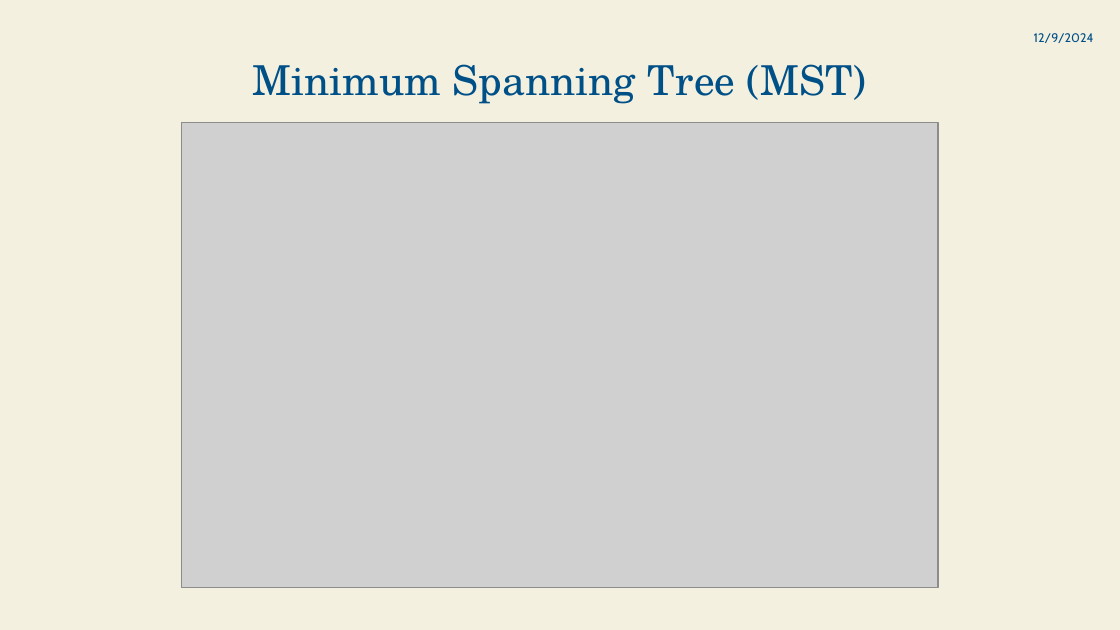
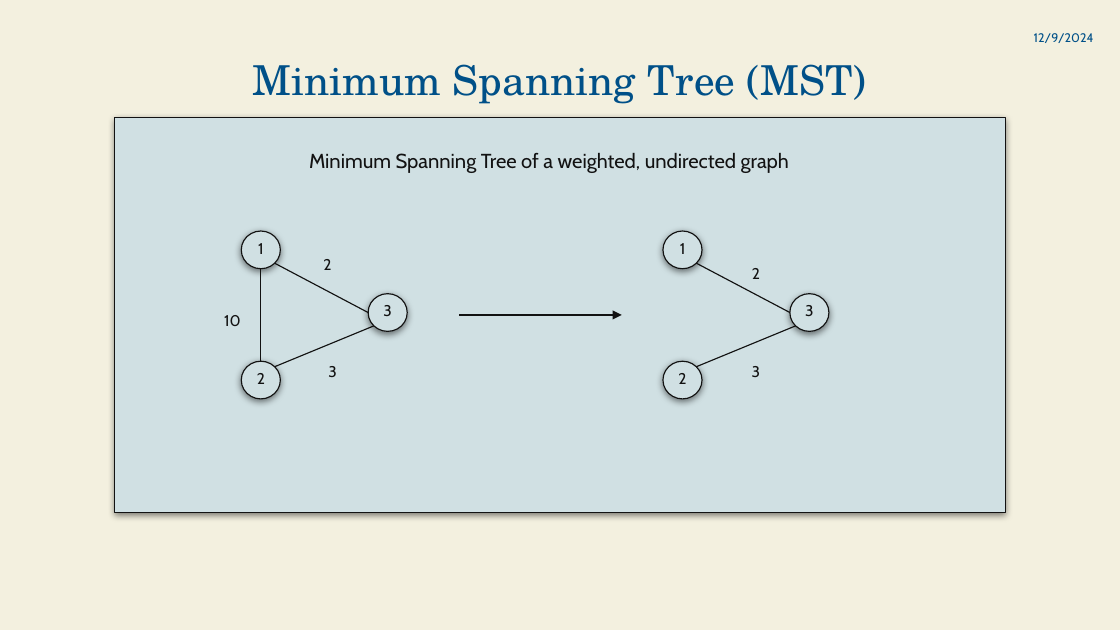
Before and after one commit to thomasbrickhouse/412project, a slide deck: slide 2 of presentations/TSP Augment.pptx. Drawn at 1120x630 pixels with LibreOffice and Linux fonts; fonts in the diff are those of the drawing; grey boxes stand for pictures. Boxes give left, top, right and bottom in pixels: in the first picture for what was removed or moved away, otherwise in the second. Text is boxed around its words. In the diff, an @@ line names an element or a change of style, - is before the commit and + after.

Commit message:
Changed slides

```diff
--- a/presentations/TSP Augment.pptx
+++ b/presentations/TSP Augment.pptx
@@ rectangle added at (x1=114, y1=118, x2=1005, y2=513), fill #D0E0E3, outline #121212 0.75 pt @@
@@ picture removed at (x1=181, y1=122, x2=937, y2=587) @@
@@ text added at (x1=309, y1=153, x2=789, y2=173), 13 pt, text #121212 @@
+Minimum Spanning Tree of a weighted, undirected graph
@@ text added at (x1=323, y1=259, x2=331, y2=270), 10 pt, text #121212 @@
+2
@@ text added at (x1=752, y1=268, x2=760, y2=279), 10 pt, text #121212 @@
+2
@@ text added at (x1=224, y1=315, x2=241, y2=326), 10 pt, text #121212 @@
+10
@@ group added at (x1=241, y1=231, x2=408, y2=400): 3 ellipses, 3 lines, 3 texts @@
+1
+2
+3
@@ arrow added from (459, 315) to (622, 315), #121212 0.75 pt @@
@@ group added at (x1=663, y1=231, x2=829, y2=400): 3 ellipses, 3 texts, 2 lines @@
+1
+2
+3
@@ text added at (x1=328, y1=366, x2=337, y2=377), 10 pt, text #121212 @@
+3
@@ text added at (x1=752, y1=366, x2=761, y2=377), 10 pt, text #121212 @@
+3
```
Also in this commit, not shown: 1 other slide changed.
